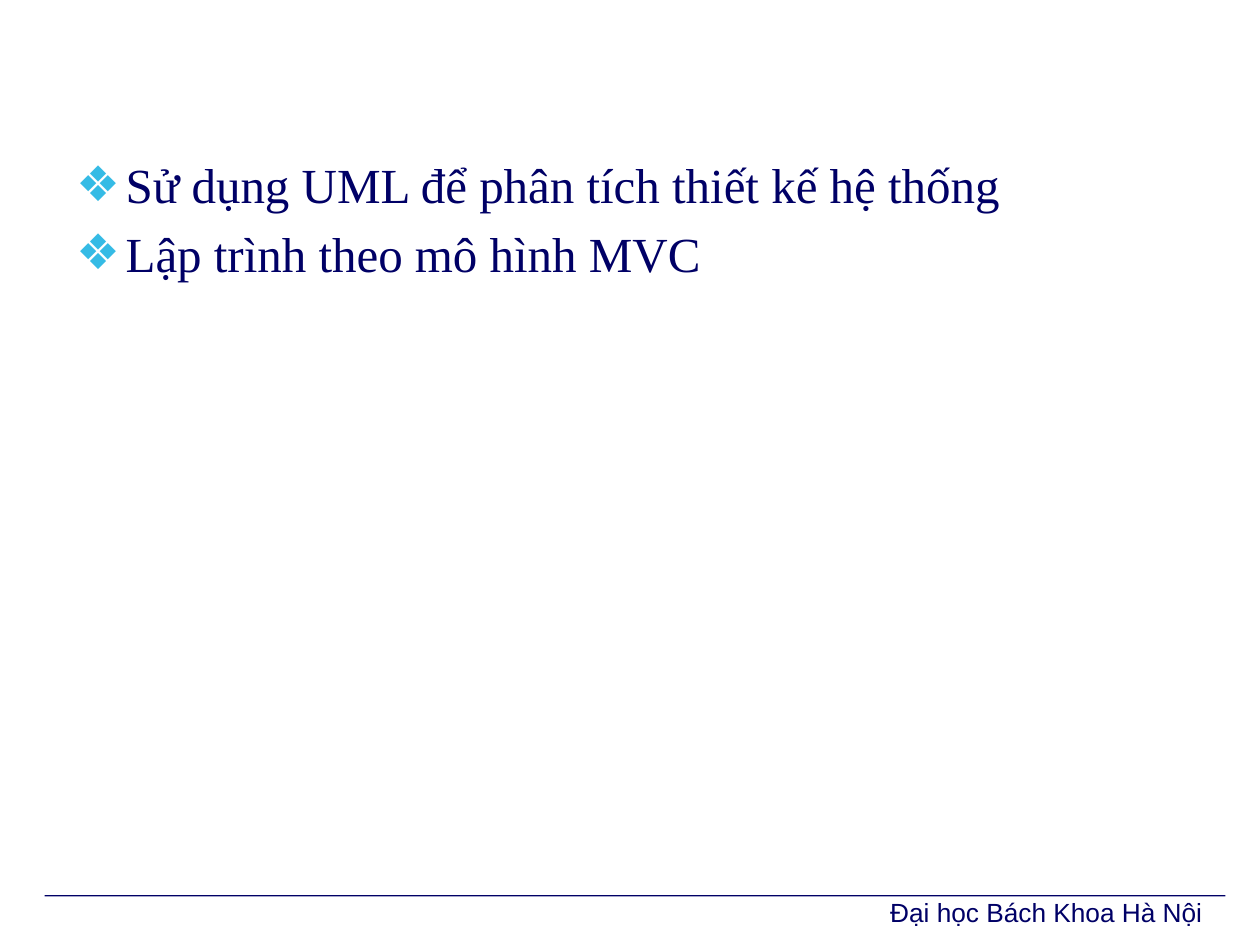
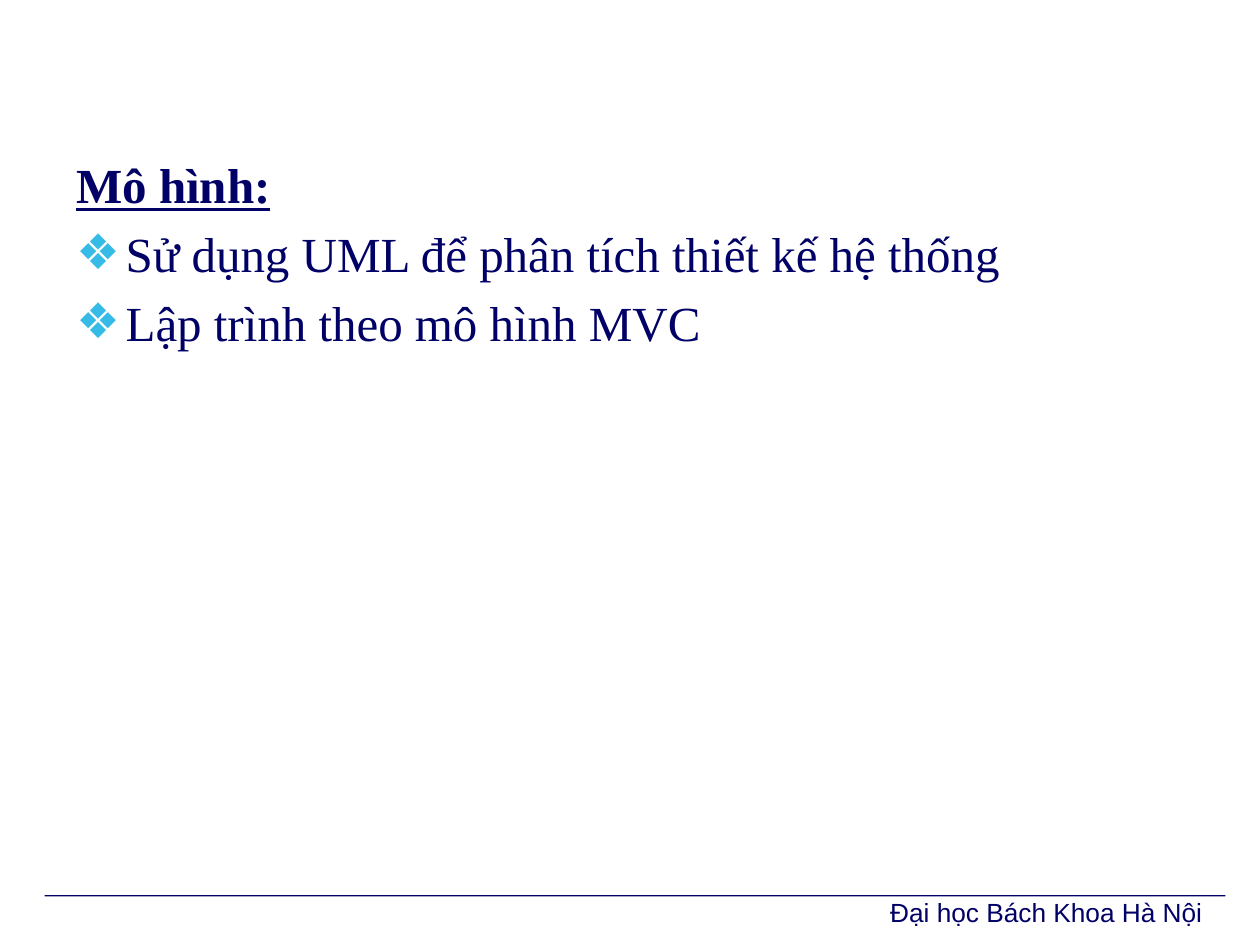
Before and after one commit to PhoenixNguyen/Graduate_Project, a slide deck: slide 8 of Report/BaoVe/TrinhDien/Slide.pptx. Drawn at 1260x945 pixels with LibreOffice and Linux fonts; fonts in the diff are those of the drawing; background and template pictures are left out. Boxes give left, top, right and bottom in pixels: in the first picture for what was removed or moved away, otherwise in the second. Text is boxed around its words. In the diff, an @@ line names an element or a change of style, - is before the commit and + after.

```diff
--- a/Report/BaoVe/TrinhDien/Slide.pptx
+++ b/Report/BaoVe/TrinhDien/Slide.pptx
@@ text at (x1=76, y1=168, x2=271, y2=211): paragraph added @@
+Mô hình:
```
Also in this commit, not shown: 5 other slides changed, 1 other file.
